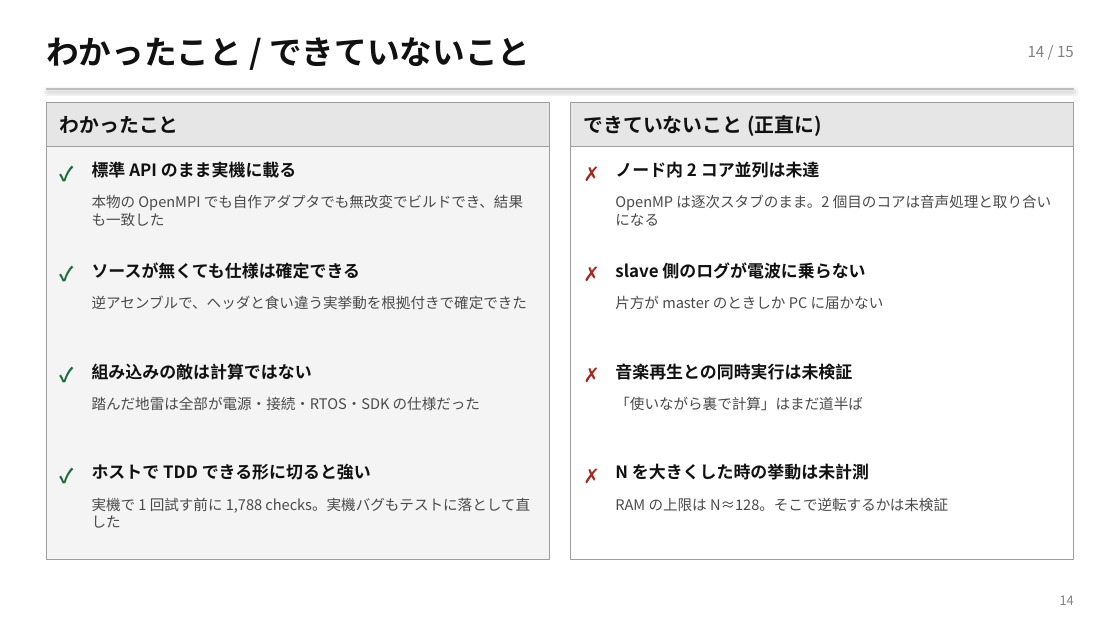
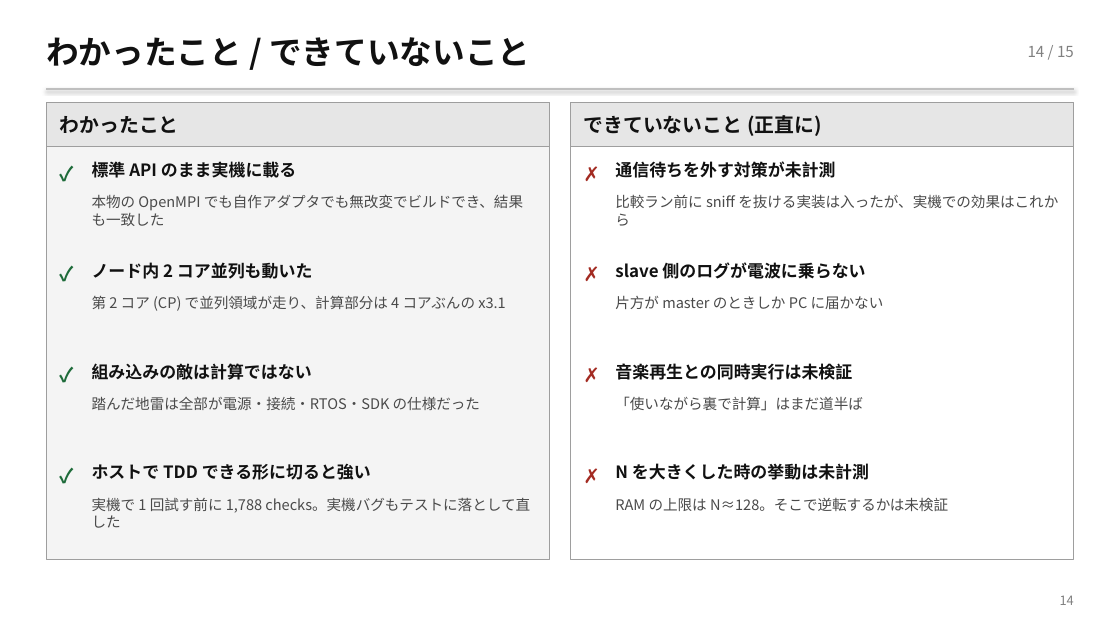
Before and after one commit to TamichiRyuto/pine-buds-cluster, a slide deck: slide 15 of slides/lt-ear-parallel.pptx. Drawn at 1120x630 pixels with LibreOffice and Linux fonts; fonts in the diff are those of the drawing. Boxes give left, top, right and bottom in pixels: in the first picture for what was removed or moved away, otherwise in the second. Text is boxed around its words. In the diff, an @@ line names an element or a change of style, - is before the commit and + after.

```diff
--- a/slides/lt-ear-parallel.pptx
+++ b/slides/lt-ear-parallel.pptx
@@ text at box(615, 161, 835, 178): text changed @@
-ノード内 2 コア並列は未達
+通信待ちを外す対策が未計測
@@ text at box(615, 194, 1058, 226): text changed @@
-OpenMP は逐次スタブのまま。2 個目のコアは音声処理と取り合いになる
+比較ラン前に sniff を抜ける実装は入ったが、実機での効果はこれから
@@ text at box(92, 262, 312, 279): text changed @@
-ソースが無くても仕様は確定できる
+ノード内 2 コア並列も動いた
@@ text at box(92, 296, 505, 311): text changed @@
-逆アセンブルで、ヘッダと食い違う実挙動を根拠付きで確定できた
+第 2 コア (CP) で並列領域が走り、計算部分は 4 コアぶんの x3.1
```
Also in this commit, not shown: 5 other slides changed, 1 slide added, 1 slide removed, 2 other files.
